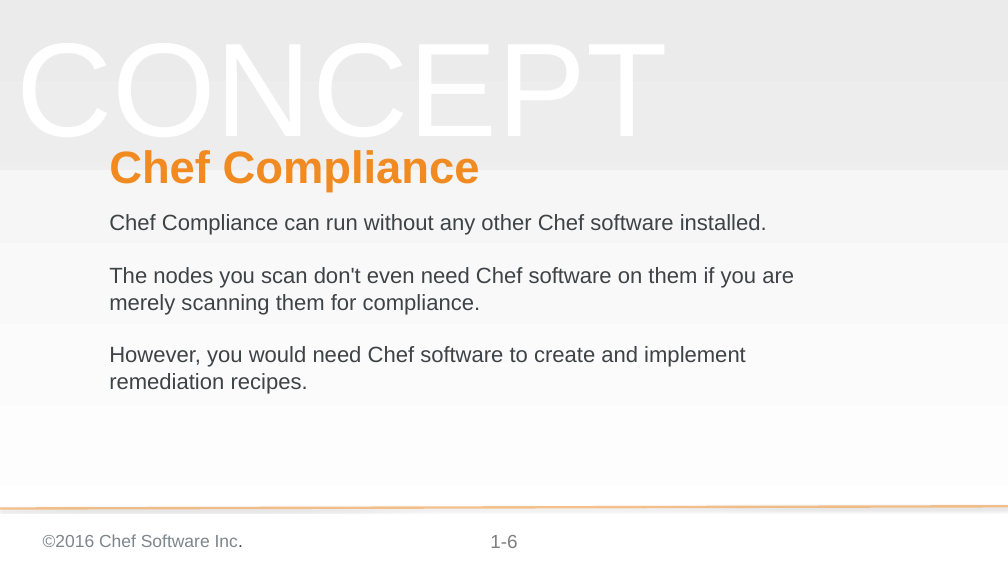
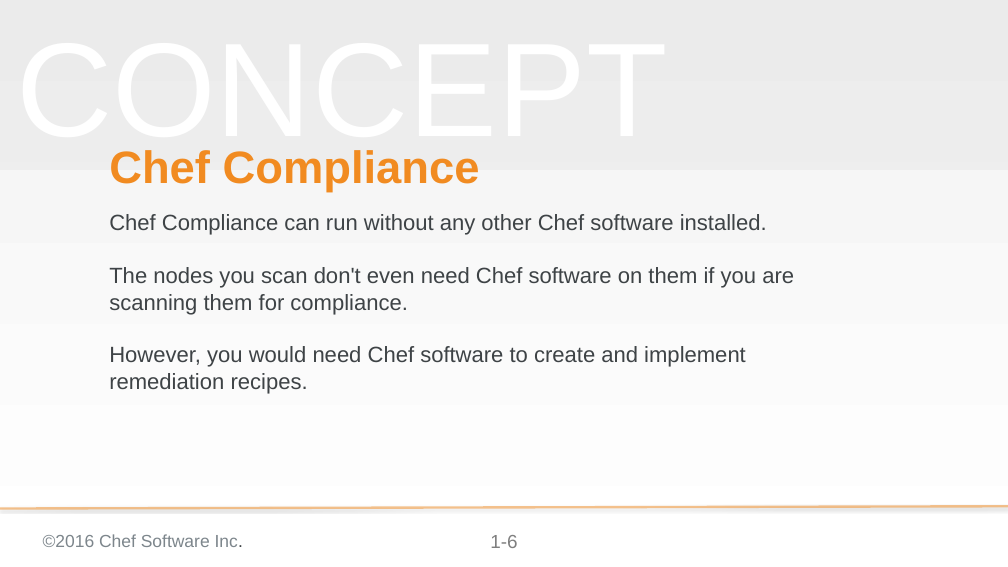
Before and after one commit to bchamby/chef-compliance-installation-configuration-operation, a slide deck: slide 6 of 01-Intro.pptx. Drawn at 1008x567 pixels with LibreOffice and Linux fonts; fonts in the diff are those of the drawing; background and template pictures are left out. Boxes give left, top, right and bottom in pixels: in the first picture for what was removed or moved away, otherwise in the second. Text is boxed around its words. In the diff, an @@ line names an element or a change of style, - is before the commit and + after.

```diff
--- a/01-Intro.pptx
+++ b/01-Intro.pptx
@@ subtitle at (109, 267, 794, 315): text changed @@
-The nodes you scan don't even need Chef software on them if you are merely scanning them for compliance.
+The nodes you scan don't even need Chef software on them if you are scanning them for compliance.
```
